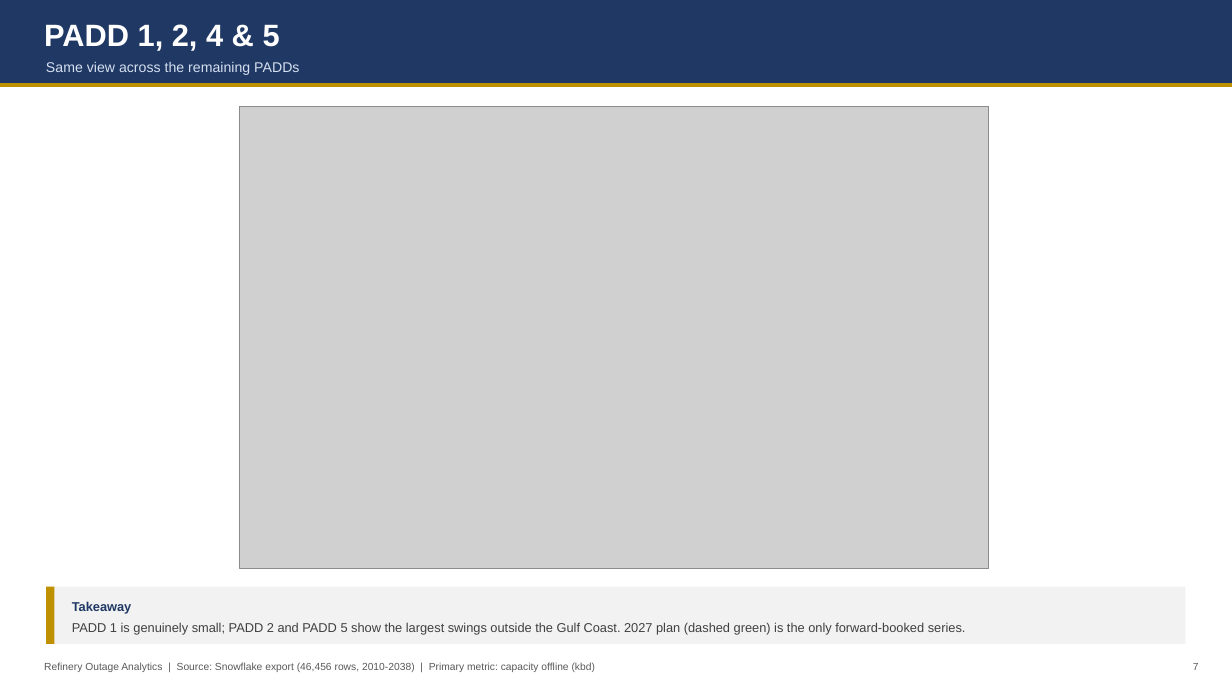
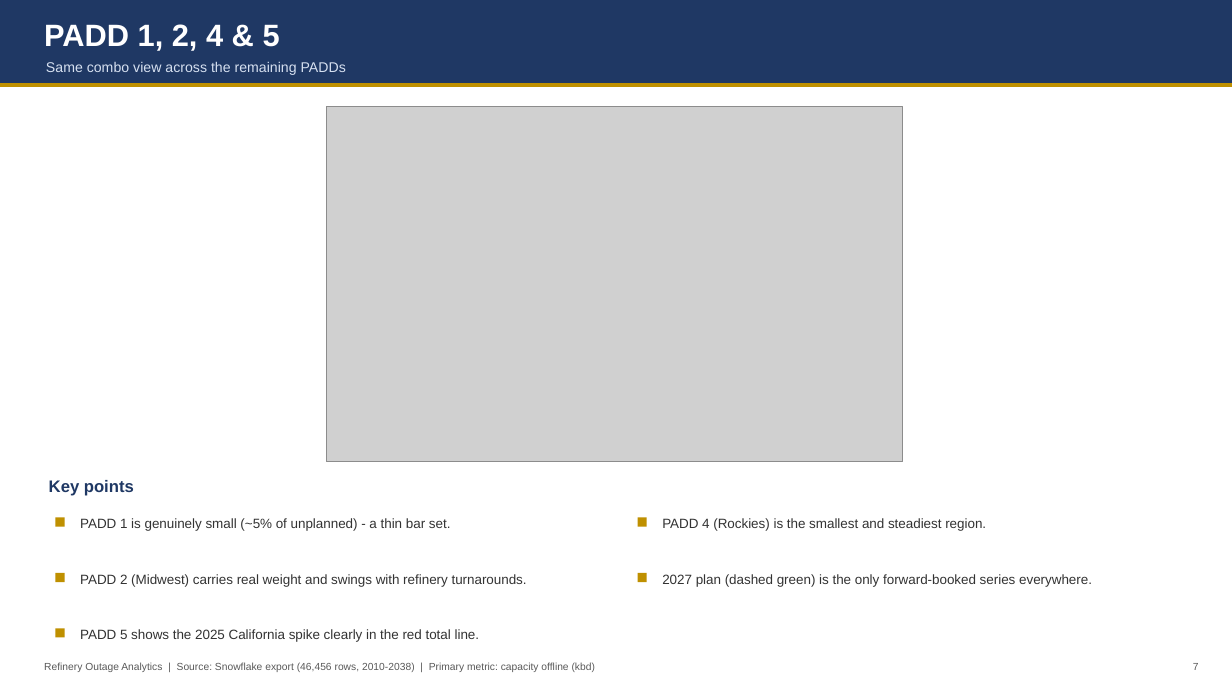
Before and after one commit to HoldenCole/Outages-script, a slide deck: slide 7 of output/outage_deck.pptx. Drawn at 1232x693 pixels with LibreOffice and Linux fonts; fonts in the diff are those of the drawing; grey boxes stand for pictures. Boxes give left, top, right and bottom in pixels: in the first picture for what was removed or moved away, otherwise in the second. Text is boxed around its words. In the diff, an @@ line names an element or a change of style, - is before the commit and + after.

```diff
--- a/output/outage_deck.pptx
+++ b/output/outage_deck.pptx
@@ text at (x1=46, y1=62, x2=346, y2=75): text changed @@
-Same view across the remaining PADDs
+Same combo view across the remaining PADDs
@@ picture resized from (x1=240, y1=106, x2=990, y2=568) to (x1=326, y1=106, x2=903, y2=462) @@
@@ text added at (x1=49, y1=480, x2=134, y2=496), 13 pt, text #1F3864, bold @@
+Key points
@@ rectangle added at (x1=55, y1=518, x2=65, y2=527), fill #BF9000 @@
@@ text added at (x1=80, y1=518, x2=451, y2=531), 10.5 pt, text #333333 @@
+PADD 1 is genuinely small (~5% of unplanned) - a thin bar set.
@@ rectangle added at (x1=638, y1=518, x2=647, y2=527), fill #BF9000 @@
@@ text added at (x1=662, y1=518, x2=986, y2=531), 10.5 pt, text #333333 @@
+PADD 4 (Rockies) is the smallest and steadiest region.
@@ text "2027 plan (dashed green) is ..." at (x1=662, y1=574, x2=1092, y2=587): vertical alignment middle to top @@
@@ rectangle removed at (x1=46, y1=587, x2=1186, y2=644) @@
@@ rectangle added at (x1=55, y1=573, x2=65, y2=582), fill #BF9000 @@
@@ text added at (x1=80, y1=574, x2=527, y2=587), 10.5 pt, text #333333 @@
+PADD 2 (Midwest) carries real weight and swings with refinery turnarounds.
@@ rectangle added at (x1=638, y1=573, x2=647, y2=582), fill #BF9000 @@
@@ text at (x1=662, y1=574, x2=1092, y2=587): text changed; size 10 to 10.5 pt; text colour #404040 to #333333 @@
-Takeaway
-PADD 1 is genuinely small; PADD 2 and PADD 5 show the largest swings outside the Gulf Coast. 2027 plan (dashed green) is the only forward-booked series.
+2027 plan (dashed green) is the only forward-booked series everywhere.
@@ rectangle resized from (x1=46, y1=587, x2=55, y2=644) to (x1=55, y1=628, x2=65, y2=638) @@
@@ text added at (x1=80, y1=629, x2=480, y2=642), 10.5 pt, text #333333 @@
+PADD 5 shows the 2025 California spike clearly in the red total line.
```
Also in this commit, not shown: 8 other slides changed, 2 slides added, 8 other files.
